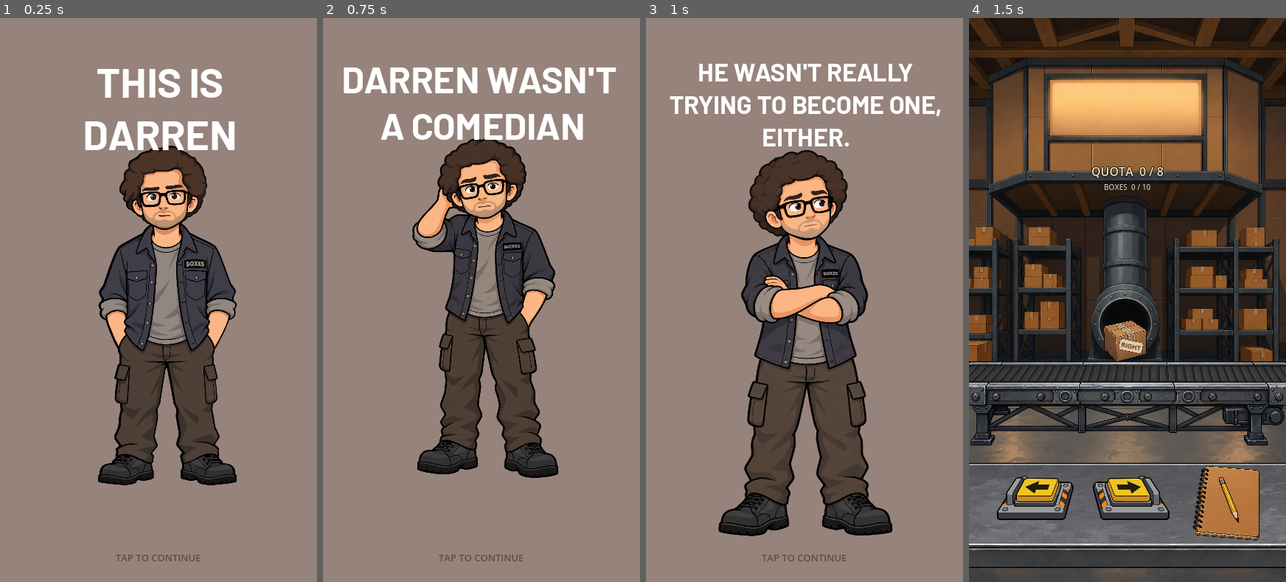
Above: before the commit, frames 1-4 (left to right).
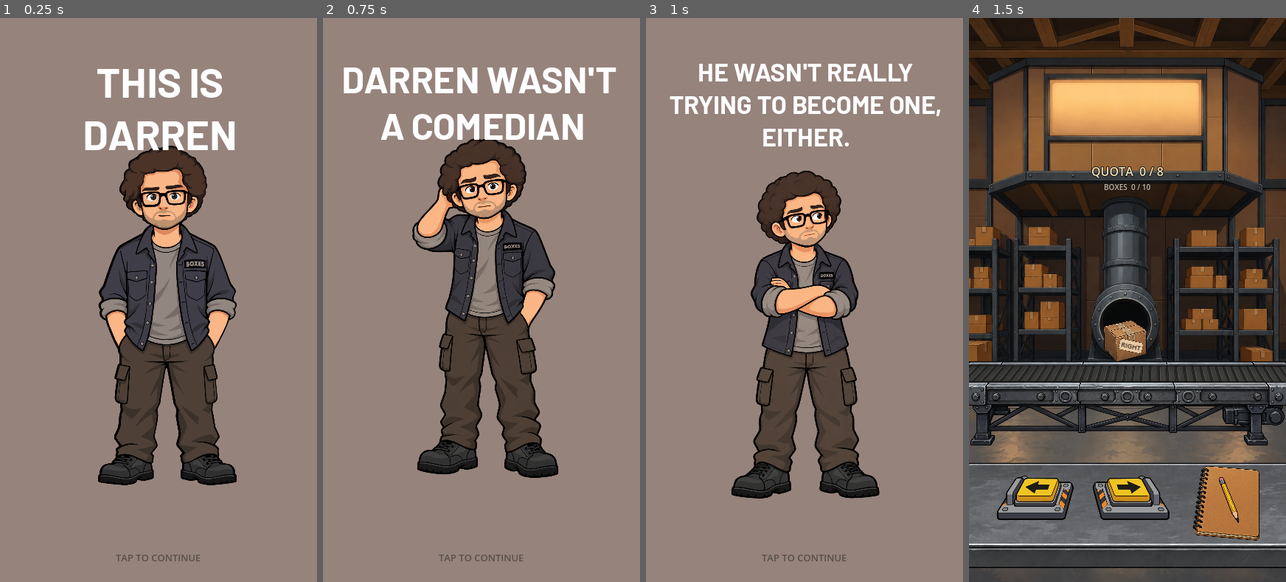
Above: after the commit, the same moments.

Repository: patrickcallahancomedy/comedian
Game: Godot game, scene res://scenes/story/story_sequence.tscn
Same seed, same stepped clock (60 frames per second), same inputs: the game is played once before the commit and once after it.
Inputs (mouse positions are in pixels of both pictures, inside the frame that each line leads up to):
- Up to frame 1 (0.25 s): no input
- Up to frame 2 (0.75 s): tap Enter (ui_accept) at 0.5 s; move the mouse to (551, 271) at 0.52 s; click (551, 271) at 0.67 s
- Up to frame 3 (1 s): tap Enter (ui_accept) at 0.77 s
- Up to frame 4 (1.5 s): tap Enter (ui_accept) at 1.25 s; move the mouse to (1064, 328) at 1.27 s; click (1064, 328) at 1.42 s

Frames 1-2 are identical in both runs. In frame 3, 13% of the frame differs, in the area x 22-78%, y 23-92%; in frame 4, nothing differs.

Commit message:
Match page 3 Darren scale to earlier story pages

Diff:
--- a/godot/scenes/story/pages/03_not_trying.tscn
+++ b/godot/scenes/story/pages/03_not_trying.tscn
@@ -72,10 +72,10 @@
 
 [node name="Foreground" type="TextureRect" parent="ArtLayer"]
 layout_mode = 1
-offset_left = 20.0
-offset_top = 165.0
-offset_right = 410.0
-offset_bottom = 730.0
+offset_left = 55.0
+offset_top = 175.0
+offset_right = 375.0
+offset_bottom = 695.0
 texture = ExtResource("2_darren")
 expand_mode = 1
 stretch_mode = 5
